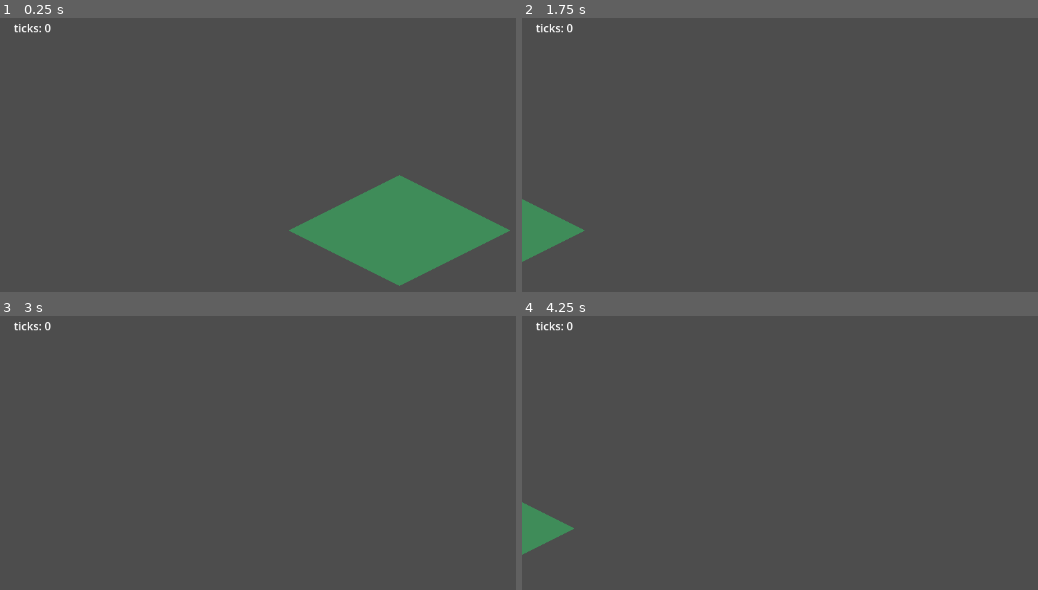
Above: before the commit, frames 1-4 (two rows, left to right).
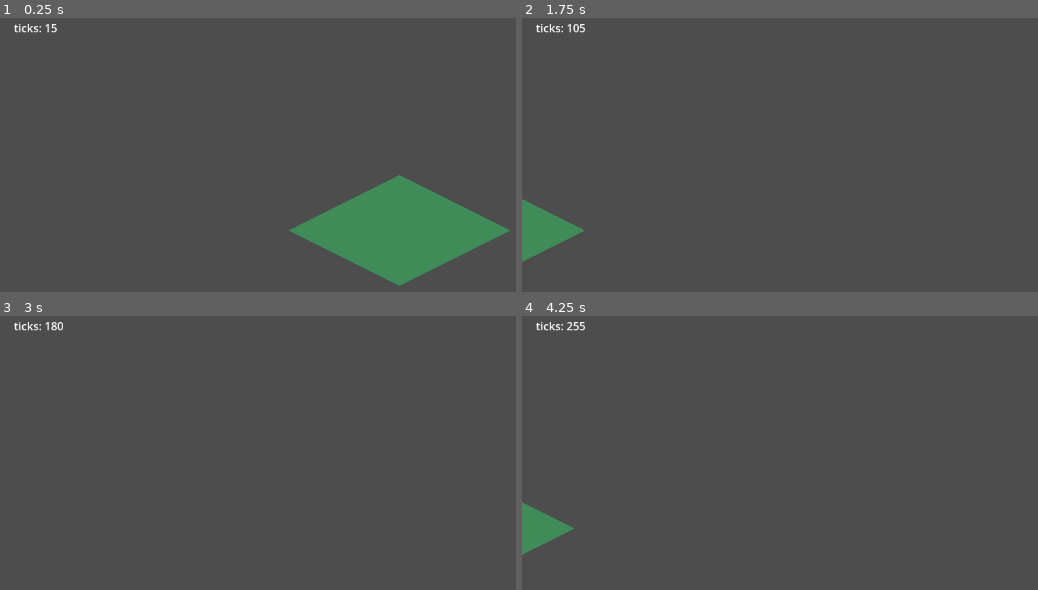
Above: after the commit, the same moments.

Repository: armoryworks/forge-factory
Game: Godot game, scene res://scenes/main.tscn
Two runs of this game, one before a commit and one after it. Both use one fixed random seed, a clock stepped at 60 frames per second and the inputs below.
Inputs (mouse positions are in pixels of both pictures, inside the frame that each line leads up to):
- Up to frame 1 (0.25 s): no input
- Up to frame 2 (1.75 s): tap Enter at 0.5 s; move the mouse to (outside the picture) at 0.52 s; hold D 0.53-1.25 s; click (outside the picture) at 0.67 s; drag from (759, 253) to (outside the picture) at 1.27 s
- Up to frame 3 (3 s): move the mouse to (479, 431) at 2.02 s; hold D 2.03-2.75 s; drag from (outside the picture) to (159, 461) at 2.77 s
- Up to frame 4 (4.25 s): move the mouse to (outside the picture) at 3.52 s; hold A from 3.53 s (still down)

The runs differ from the first frame. In frame 1, less than 0.1% of the frame differs, in the area x 8-12%, y 2-6%; in frame 2, less than 0.1%; in frame 3, less than 0.1%, in the area x 8-13%, y 2-6%; in frame 4, less than 0.1%.
Error before the commit: Parse Error: Preload file "res://scripts/filter_check.gd" does not exist. (res://scripts/main.gd:8)

Commit message:
render: B22 in motion + OVERLAY_CHECK (§7 Q4); split render/timing harnesses
B22 verified empirically, in real motion. FILTER_CHECK now drifts the
camera sub-pixel across 12 frames at each zoom stop the slice uses
(1.0/0.5/0.25) instead of sampling one static frame. Motion matters
mechanically, not just because it was asked for: Nearest and Linear
coincide at texel-aligned phases, so a single frame can pass under Linear
by luck. Result: sampled=4118400 blended_px=0 PASS across all 36 frames.

OVERLAY_CHECK (rider 1): §6.3/§7-Q4 claimed CanvasLayer keeps overlays in
screen space — reasoned, never measured, and on the slice path, so per
B31's lesson it gets a check. Asserts overlay drift ~0 while the world
node moves 428px under the same camera change; the world-moved half is a
negative control, or a camera that silently did nothing would pass.

Harness split: the checks do a full-viewport GPU readback per frame, which
starves the frame loop and made SIM_CHECK report a real slowdown caused
entirely by the harness. They are now opt-in (-- --render-checks) and
suppress SIM_CHECK in that mode. A harness that breaks what it measures
trains people to ignore a red check.

Logged: B41 (FILTER_CHECK's net is sharp only because placeholder art has
two colours — it decays toward vacuous on real art WHILE STILL PASSING;
fix is to test against the atlas palette), B40 (windowed is ~1fps on this
box — environmental, reproduces on c9fc950 with GPU at 7%; headless is the
timing harness, windowed is correctness only).

Verified: headless SIM_CHECK+ISO_CHECK PASS exit 0; --render-checks
FILTER+OVERLAY+ISO PASS exit 0.

Co-Authored-By: Claude Opus 4.8 <noreply@anthropic.com>

Diff:
--- a/game/scripts/main.gd
+++ b/game/scripts/main.gd
@@ -5,22 +5,33 @@
 # sim loop advances independently of render frame rate.
 const TEST_DURATION_SEC := 3.0
 
-const FilterCheck = preload("res://scripts/filter_check.gd")
+const RenderChecks = preload("res://scripts/render_checks.gd")
 
 # Overlays live under a CanvasLayer (screen space) so they do not pan or scale with the
 # world camera — isometric-design.md §6.3.
 @onready var _tick_label: Label = $UILayer/TickLabel
 @onready var _camera: Camera2D = $Camera2D
+@onready var _terrain: TileMapLayer = $TerrainLayer
 
 var _start_msec := 0
 var _checked := false
 
 func _ready() -> void:
 	_start_msec = Time.get_ticks_msec()
-	# B22: prove the Nearest filter is live at render time. No-ops when headless.
-	var fc: Node = FilterCheck.new()
-	add_child(fc)
-	fc.run(_camera)
+	# B22 + §6.3/§7-Q4 render checks — opt-in via `-- --render-checks`, windowed only.
+	# _terrain is passed as OVERLAY_CHECK's negative control: it must move when the camera
+	# does, or "the overlay stayed put" proves nothing.
+	#
+	# SIM_CHECK is suppressed in this mode on purpose. The checks do a full-viewport GPU
+	# readback per frame, which starves the frame loop and makes the sim fall behind rate
+	# by design — SIM_CHECK would report a real slowdown caused entirely by the harness.
+	# The two cannot share a run, so they don't: `--render-checks` measures the renderer,
+	# a plain run measures the clock.
+	if RenderChecks.enabled():
+		_checked = true
+		var checks: Node = RenderChecks.new()
+		add_child(checks)
+		checks.run(_camera, _tick_label, _terrain)
 
 func _process(_delta: float) -> void:
 	# Renderer/UI only READS sim state, never advances it.
--- a/game/scripts/render_checks.gd
+++ b/game/scripts/render_checks.gd
@@ -1,29 +1,26 @@
 extends Node
 
-# B22 — prove the Nearest texture filter actually took effect.
+# Boot-time render checks. Windowed only — they read the rendered framebuffer, so a
+# headless run skips them.
 #
-# isometric-design.md §1 chose dimetric 2:1 specifically for pixel-perfect 2-across/
-# 1-down diagonals, and B2 set default_texture_filter=0 (Nearest) to protect them.
-# Linear filtering hands the shimmer back. Nothing had verified the setting was live.
+# These exist because of B31: a plausible-sounding claim about the renderer ("Godot's iso
+# layout matches §2, we get the transform for free") went unmeasured and was wrong by
+# 389px. Every claim below was one I had only reasoned about. Reasoning about the renderer
+# is how B31 happened; a boot check is ~20 lines.
 #
-# WHY NOT "PAN AROUND AND LOOK": shimmer is a perceptual symptom of a mechanical cause,
-# it only appears in motion, and judging it by eye is unrepeatable and unavailable to CI.
-# So test the CAUSE instead, which is strictly stronger:
-#
-#   Under NEAREST, every rendered pixel is a verbatim copy of some source texel — the
-#   sampler picks one texel and returns it. The tile atlas contains exactly two colours
-#   (the fill, and fully-transparent). So every on-screen pixel must be either the fill
-#   colour or the background clear colour. Nothing else is reachable.
-#
-#   Under LINEAR, texels are blended along the diamond's diagonal edges, emitting
-#   intermediate colours that exist in neither the atlas nor the background. Those
-#   intermediates ARE the shimmer: as the camera pans sub-pixel, they churn frame to
-#   frame.
-#
-# So: count pixels that are neither fill nor background. Nearest => 0. Linear => many.
-# We force the sampler off the texel grid first (fractional camera offset + a zoom stop
-# that minifies), because at an exactly texel-aligned identity transform both filters
-# coincide and the test would pass vacuously.
+#   FILTER_CHECK  — B22 / isometric-design.md §1: Nearest filtering is live at render
+#                   time, held across real camera motion at the zoom stops the slice uses.
+#   OVERLAY_CHECK — isometric-design.md §6.3 / §7 Q4: screen-space overlays under a
+#                   CanvasLayer do not pan or scale with the world camera.
+
+# Zoom stops the vertical slice actually uses. 0.125 is excluded: at that stop §6.4 stops
+# drawing entities at all, so it is not a filtering question.
+const SLICE_ZOOMS: Array[float] = [1.0, 0.5, 0.25]
+
+# Sub-pixel camera drift per frame. Deliberately non-round in both axes so the sampler
+# lands on many different phase offsets rather than cycling through a few.
+const DRIFT_PER_FRAME := Vector2(0.37, 0.19)
+const MOTION_FRAMES := 12
 
 const SAMPLE_HALF_W := 220
 const SAMPLE_HALF_H := 130
@@ -32,36 +29,101 @@
 # Must match terrain_layer.gd's placeholder fill.
 const TILE_FILL := Color(0.25, 0.55, 0.35, 1.0)
 
+# Opt-in flag. These checks are NOT part of a normal boot — see enabled().
+const FLAG := "--render-checks"
+
 var _done: bool = false
 
-func run(camera: Camera2D) -> void:
+# Run only when explicitly asked: `tools/godot4 --path game -- --render-checks`.
+#
+# They must not run on a normal boot. Each frame does a full-viewport GPU readback, which
+# stalls the frame loop hard — measured: 40 ticks in 3.8s where 229 were owed. That is the
+# sim clock *correctly* reporting a starved loop (§1.4: if the sim cannot hit rate the game
+# slows down, it does not drop ticks), but it turns SIM_CHECK red for a reason that has
+# nothing to do with the sim. A harness that breaks the thing it measures is worse than no
+# harness: it trains people to ignore a failing check.
+static func enabled() -> bool:
+	return OS.get_cmdline_user_args().has(FLAG)
+
+func run(camera: Camera2D, overlay: CanvasItem, world_node: CanvasItem) -> void:
 	if _done or DisplayServer.get_name() == "headless":
 		return
 	_done = true
+	await _filter_check(camera)
+	await _overlay_check(camera, overlay, world_node)
+	# Nothing else to do in this mode, and the caller suppressed SIM_CHECK.
+	get_tree().quit(0)
 
-	# Knock the sampler off the texel grid: a fractional offset at a minifying zoom stop.
-	# Aligned sampling makes Nearest and Linear agree, which would pass either way.
+# --- B22 -------------------------------------------------------------------------------
+#
+# WHY NOT "PAN AROUND AND LOOK": shimmer is a perceptual symptom of a mechanical cause. By
+# eye it is unrepeatable, unavailable to CI, and unavailable to an agent with no eyes on
+# the window — "it looked fine to me" is an assertion, not a measurement, and asserting is
+# what caused B31.
+#
+# The mechanism: under NEAREST the sampler returns a verbatim texel, so every rendered
+# pixel must be a colour already in the atlas (or the background). Under LINEAR, texels
+# blend along the diamond's diagonal edges and emit intermediate colours present in
+# neither. Those intermediates ARE the shimmer — as the camera drifts sub-pixel they churn
+# frame to frame. So: count pixels that are neither. Nearest => 0 at every phase offset.
+#
+# Motion matters, and not only because it was asked for: a single static frame samples ONE
+# sub-pixel phase. Nearest and Linear coincide at texel-aligned phases, so a single lucky
+# frame can pass under Linear. Drifting the camera sweeps many phases per zoom stop.
+#
+# KNOWN LIMIT — the placeholder art is what makes this test sharp, and real art will blunt
+# it (inventory B41). The atlas has exactly two colours, so "not fill and not background"
+# is a tight net. Real §5 art with face shading and per-category tint has a wide palette,
+# and a blend of two of its texels is usually near some third texel — the net goes slack
+# and this check weakens toward vacuous. It is a placeholder-era instrument. Do not read a
+# later PASS on real art as proof of anything.
+func _filter_check(camera: Camera2D) -> void:
 	var saved_pos: Vector2 = camera.position
 	var saved_zoom: Vector2 = camera.zoom
-	camera.position = saved_pos + Vector2(0.5, 0.25)
-	camera.zoom = Vector2(0.5, 0.5)
 
-	await RenderingServer.frame_post_draw
-	var img: Image = camera.get_viewport().get_texture().get_image()
+	var total: int = 0
+	var blended: int = 0
+	var worst_zoom: float = -1.0
+	var worst_blended: int = 0
+
+	for z in SLICE_ZOOMS:
+		camera.zoom = Vector2(z, z)
+		var zoom_blended: int = 0
+		for i in range(MOTION_FRAMES):
+			# Real camera motion, sub-pixel: the pan a player does, sampled at a new phase
+			# offset every frame.
+			camera.position = saved_pos + DRIFT_PER_FRAME * float(i)
+			await RenderingServer.frame_post_draw
+			var img: Image = camera.get_viewport().get_texture().get_image()
+			if img == null:
+				print("FILTER_CHECK result=SKIP reason=no_viewport_image")
+				camera.position = saved_pos
+				camera.zoom = saved_zoom
+				return
+			var counts: Array = _count_blended(img)
+			total += int(counts[0])
+			zoom_blended += int(counts[1])
+		blended += zoom_blended
+		if zoom_blended > worst_blended:
+			worst_blended = zoom_blended
+			worst_zoom = z
 
 	camera.position = saved_pos
 	camera.zoom = saved_zoom
 
-	if img == null:
-		print("FILTER_CHECK result=SKIP reason=no_viewport_image")
-		return
+	var result: String = "PASS" if blended == 0 else "FAIL"
+	print("FILTER_CHECK zooms=%s frames_per_zoom=%d sampled=%d blended_px=%d result=%s" \
+		% [str(SLICE_ZOOMS), MOTION_FRAMES, total, blended, result])
+	if result == "FAIL":
+		print("FILTER_CHECK  -> worst at zoom=%.3f (%d blended px). Tile edges are being " \
+			% [worst_zoom, worst_blended] +
+			"interpolated; default_texture_filter is not Nearest at render time (B22/B2).")
 
+func _count_blended(img: Image) -> Array:
 	var bg: Color = ProjectSettings.get_setting(
 		"rendering/environment/defaults/default_clear_color", Color(0, 0, 0, 1))
-
-	# Sample around the grid, away from the CanvasLayer label — text is rendered with
-	# antialiasing and would contribute blended pixels that have nothing to do with the
-	# tile sampler.
+	# Sample around the grid, away from the CanvasLayer label — its text is antialiased and
+	# would contribute blended pixels that say nothing about the tile sampler.
 	var cx: int = img.get_width() / 2
 	var cy: int = img.get_height() / 2
 	var x0: int = maxi(0, cx - SAMPLE_HALF_W)
@@ -77,12 +139,49 @@
 			total += 1
 			if not (_near(c, TILE_FILL) or _near(c, bg)):
 				blended += 1
+	return [total, blended]
 
-	var result: String = "PASS" if blended == 0 else "FAIL"
-	print("FILTER_CHECK sampled=%d blended_px=%d result=%s" % [total, blended, result])
-	if result == "FAIL":
-		print("FILTER_CHECK  -> texture filtering is interpolating tile edges; " +
-			"default_texture_filter is not Nearest at render time (B22/B2).")
+# --- §6.3 / §7 Q4 ----------------------------------------------------------------------
+#
+# The review asserted that moving TickLabel under a CanvasLayer keeps overlays in screen
+# space, and §6.3 requires alert markers to stay fixed-size and unoccluded at any zoom —
+# that is the whole reason a 0.125-zoom factory stays diagnosable. Both were reasoned, not
+# measured. This is on the slice path (the slice has an overlay and now has a camera), so
+# per B31's lesson it gets a check rather than a promise.
+#
+# NEGATIVE CONTROL: also assert the WORLD node moved. Otherwise a camera that silently
+# failed to move would leave the overlay looking correctly pinned and the check would pass
+# for the wrong reason — the B18 failure mode.
+func _overlay_check(camera: Camera2D, overlay: CanvasItem, world_node: CanvasItem) -> void:
+	await RenderingServer.frame_post_draw
+	var overlay_before: Vector2 = overlay.get_global_transform_with_canvas().origin
+	var world_before: Vector2 = world_node.get_global_transform_with_canvas().origin
+
+	var saved_pos: Vector2 = camera.position
+	var saved_zoom: Vector2 = camera.zoom
+	camera.position = saved_pos + Vector2(400.0, 250.0)
+	camera.zoom = Vector2(0.25, 0.25)
+	await RenderingServer.frame_post_draw
+
+	var overlay_after: Vector2 = overlay.get_global_transform_with_canvas().origin
+	var world_after: Vector2 = world_node.get_global_transform_with_canvas().origin
+
+	camera.position = saved_pos
+	camera.zoom = saved_zoom
+
+	var overlay_drift: float = (overlay_after - overlay_before).length()
+	var world_drift: float = (world_after - world_before).length()
+
+	# Overlay must be pinned AND the world must have moved.
+	var result: String = "PASS" if (overlay_drift < 0.001 and world_drift > 1.0) else "FAIL"
+	print("OVERLAY_CHECK overlay_drift=%.4f px world_drift=%.1f px result=%s" \
+		% [overlay_drift, world_drift, result])
+	if overlay_drift >= 0.001:
+		print("OVERLAY_CHECK  -> overlay moved with the camera; it is in world space, " +
+			"not under a CanvasLayer (§6.3).")
+	elif world_drift <= 1.0:
+		print("OVERLAY_CHECK  -> world did not move, so the overlay being pinned proves " +
+			"nothing. Check is vacuous, not passing.")
 
 func _near(a: Color, b: Color) -> bool:
 	return absf(a.r - b.r) < COLOR_EPSILON \
